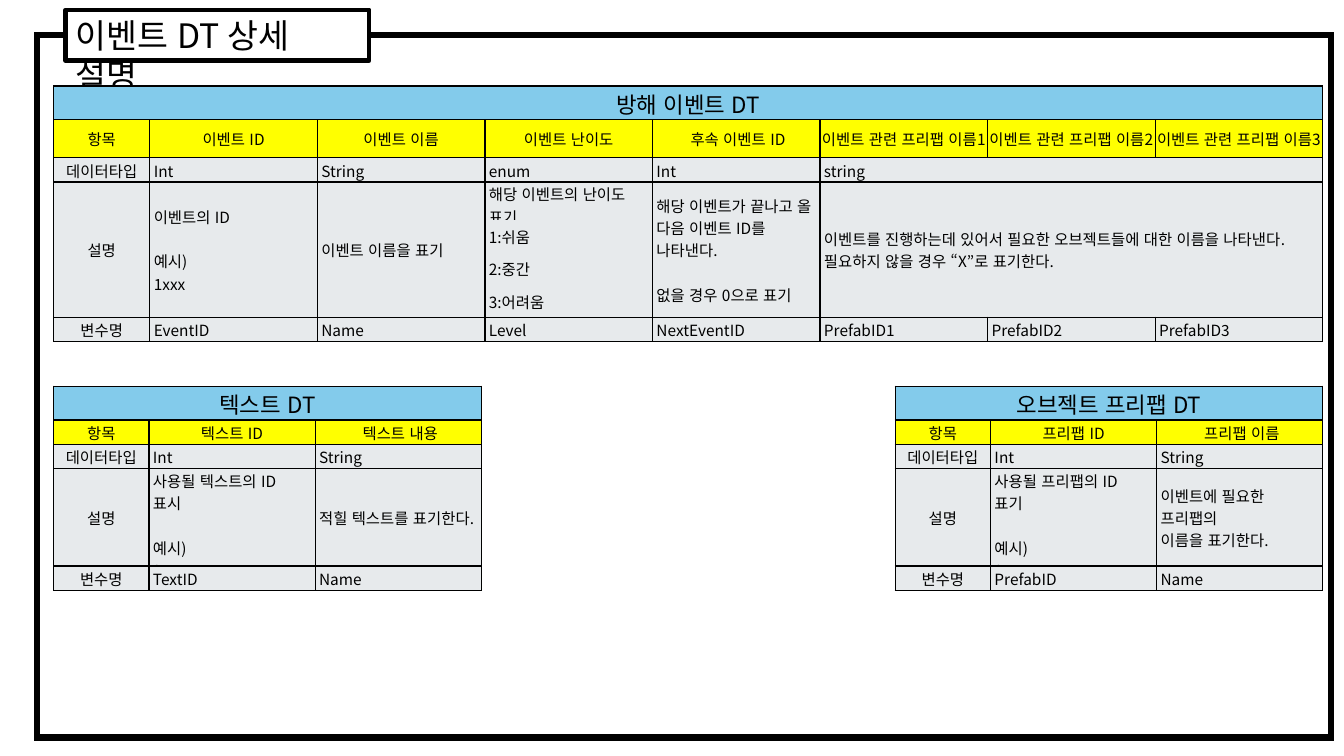
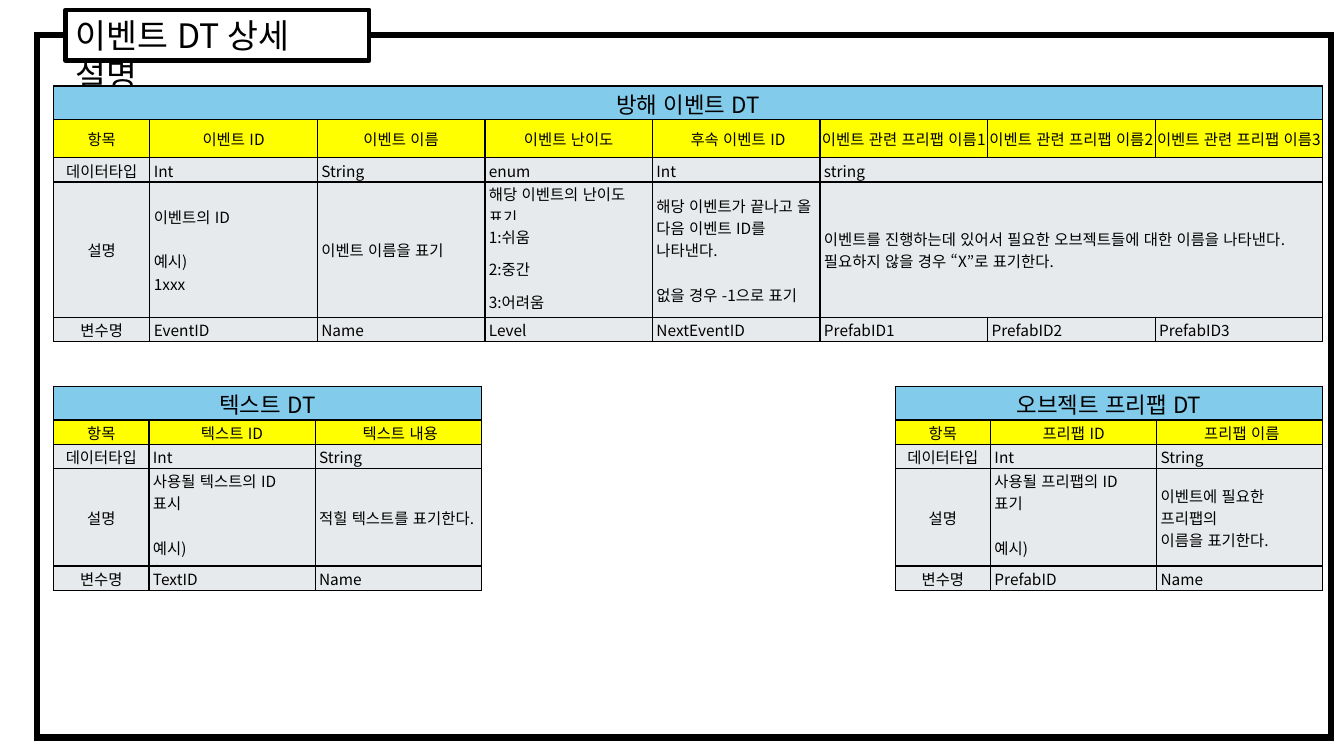
Before and after one commit to weariness00/Mandle_10Minute_Game, a slide deck: slide 3 of document/데이터테이블 문서.pptx. Drawn at 1344x756 pixels with LibreOffice and Linux fonts; fonts in the diff are those of the drawing. Boxes give left, top, right and bottom in pixels: in the first picture for what was removed or moved away, otherwise in the second. Text is boxed around its words. In the diff, an @@ line names an element or a change of style, - is before the commit and + after.

```diff
--- a/document/데이터테이블 문서.pptx
+++ b/document/데이터테이블 문서.pptx
@@ table at [53,86,1321,342] @@
-row 4, column 5: 해당 이벤트가 끝나고 올 / 다음 이벤트 ID를 나타낸다. / 없을 경우 0으로 표기
+row 4, column 5: 해당 이벤트가 끝나고 올 / 다음 이벤트 ID를 나타낸다. / 없을 경우 -1으로 표기
@@ borders changed @@
```
Also in this commit, not shown: 3 other files.
